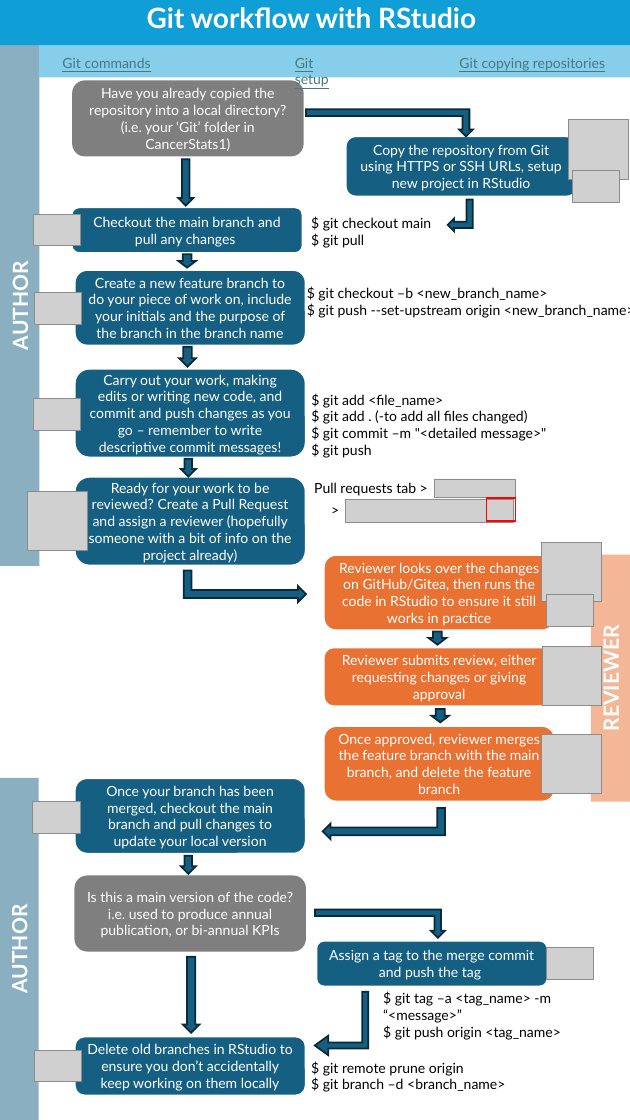
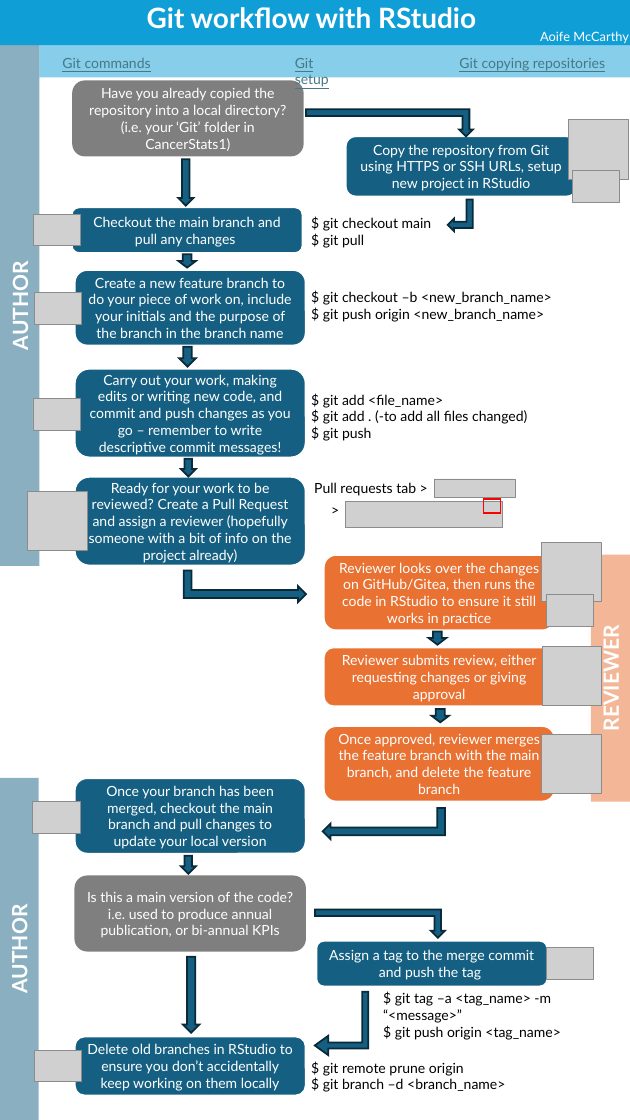
Before and after one commit to aoifem01/git_materials, a slide deck: slide 1 of git_workflow.pptx. Drawn at 630x1120 pixels with LibreOffice and Linux fonts; fonts in the diff are those of the drawing; grey boxes stand for pictures. Boxes give left, top, right and bottom in pixels: in the first picture for what was removed or moved away, otherwise in the second. Text is boxed around its words. In the diff, an @@ line names an element or a change of style, - is before the commit and + after.

```diff
--- a/git_workflow.pptx
+++ b/git_workflow.pptx
@@ text added at <box>540,31,629,43</box>, 11 pt, text #FFFFFF @@
+Aoife McCarthy
@@ text at <box>323,308,544,322</box>: text changed @@
-$ git push --set-upstream origin <new_branch_name>
+$ git push origin <new_branch_name>
@@ text at <box>323,427,547,441</box>: paragraph removed @@
-$ git commit –m "<detailed message>"
@@ picture: place and size @@
-picture at <box>345,500,513,522</box>
+picture at <box>345,501,501,528</box>
@@ rectangle: place and size @@
-rectangle at <box>486,497,516,521</box>
+rectangle at <box>484,499,501,513</box>
```
Also in this commit, not shown: 1 other file.
